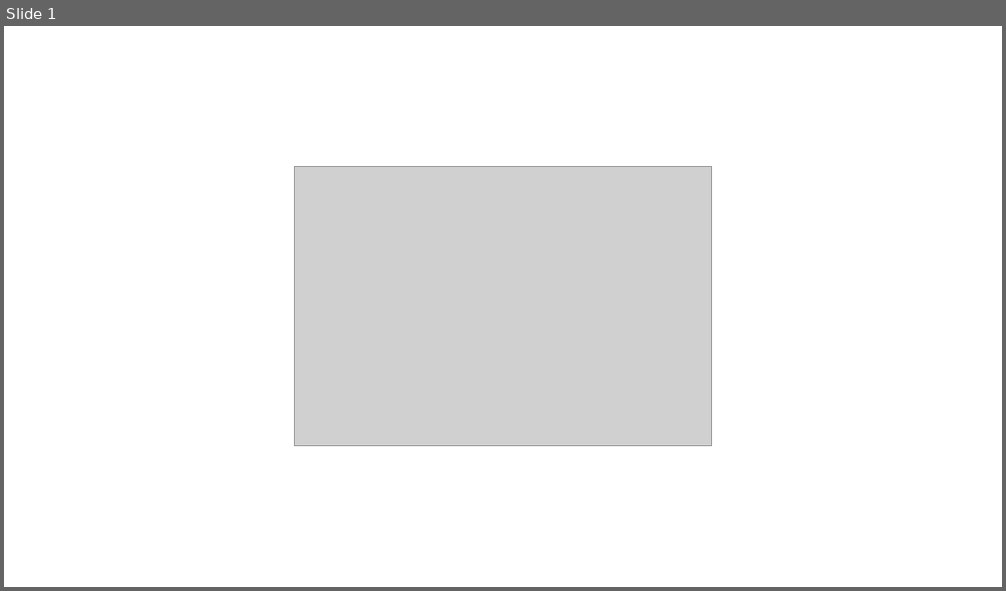
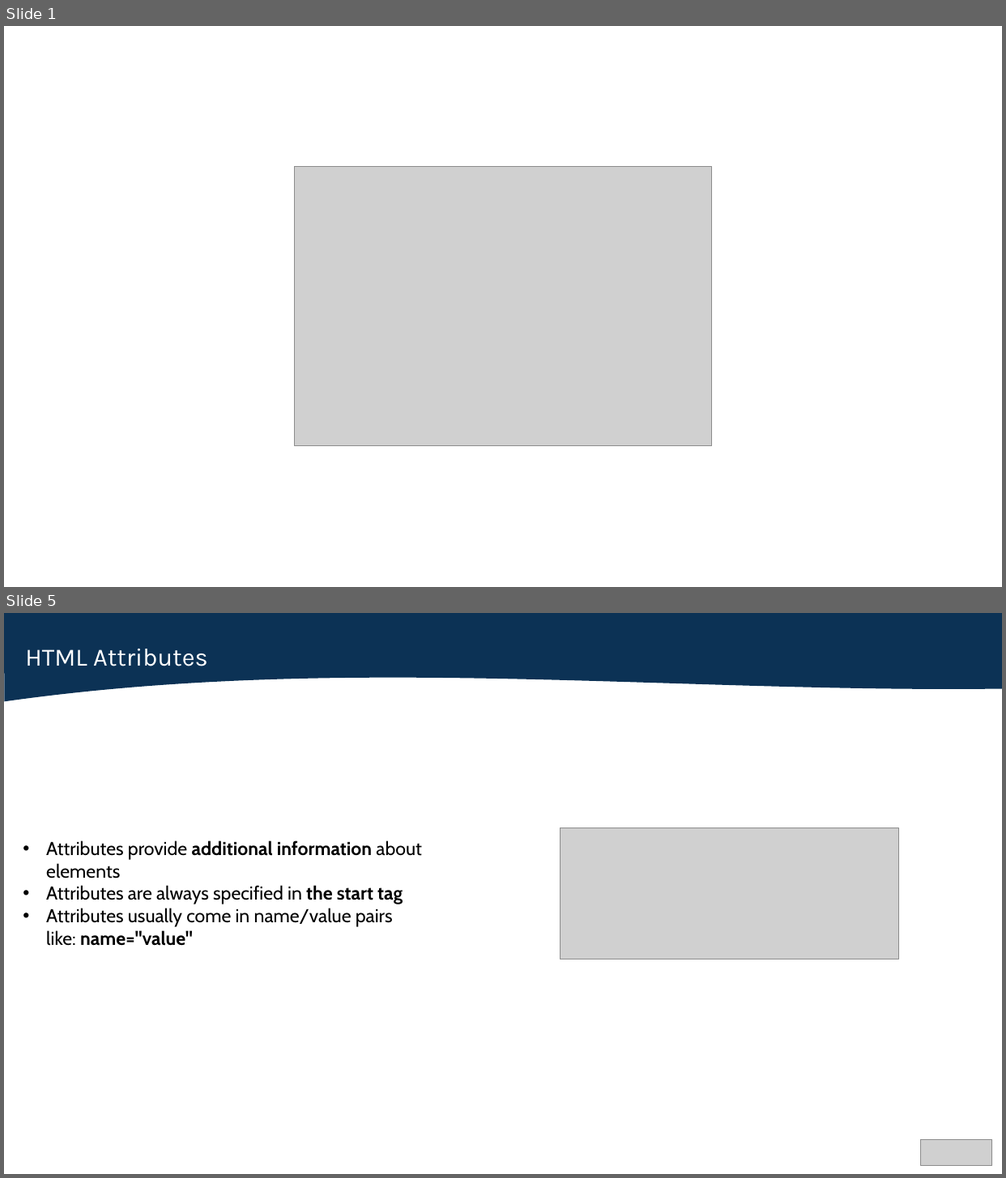
Before and after one commit to Luca-Linh/Odoo-Project, a slide deck: FE_Lesson/Lesson-1.pptx. Shown one above the other, each under a label of ours: slide 1 before the commit, slides 1 and 5 after it; the slides between them are not shown. The pictures are 1006x591 and 1006x1178 pixels, drawn with LibreOffice and Linux fonts; fonts in the diff are those of the drawing; grey boxes stand for pictures. Boxes give left, top, right and bottom in pixels: in the first picture for what was removed or moved away, otherwise in the second. Text is boxed around its words. In the diff, an @@ line names an element or a change of style, - is before the commit and + after.

```diff
--- a/FE_Lesson/Lesson-1.pptx
+++ b/FE_Lesson/Lesson-1.pptx
@@ slide 5 added at (x1=4, y1=613, x2=1002, y2=1174), background #FFFFFF @@
@@ freeform shape added at (x1=4, y1=613, x2=1002, y2=701), fill #0C3255 @@
@@ text added at (x1=25, y1=649, x2=208, y2=666), 24 pt, text #FFFFFF @@
+HTML Attributes
@@ picture added at (x1=560, y1=828, x2=898, y2=960) @@
@@ text added at (x1=46, y1=841, x2=422, y2=946), 18 pt, text #000000 @@
+• Attributes provide additional information about elements
+• Attributes are always specified in the start tag
+• Attributes usually come in name/value pairs like: name="value"
@@ picture added at (x1=921, y1=1140, x2=992, y2=1165) @@
```
Also in this commit, not shown: 2 slides changed, 11 other slides added.
